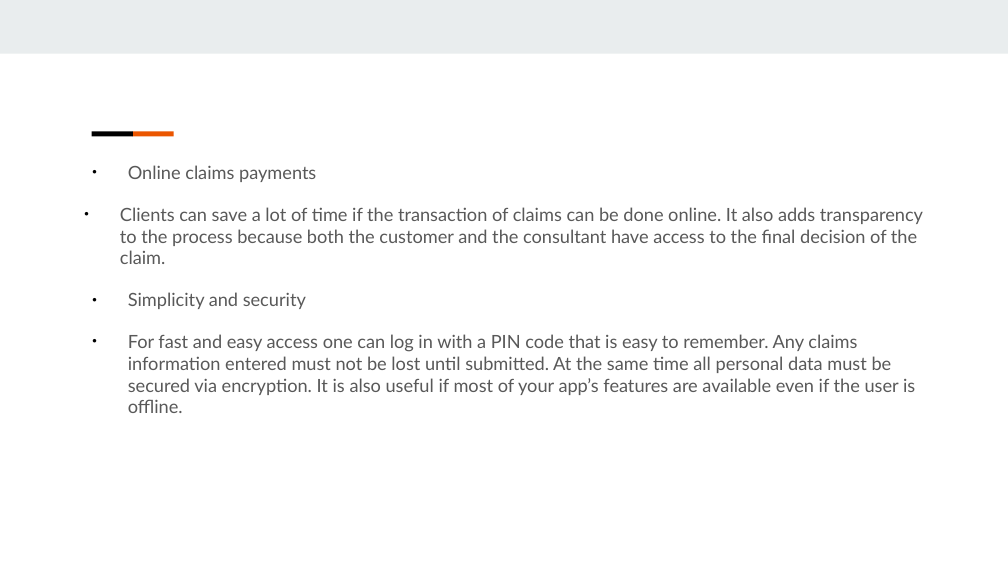
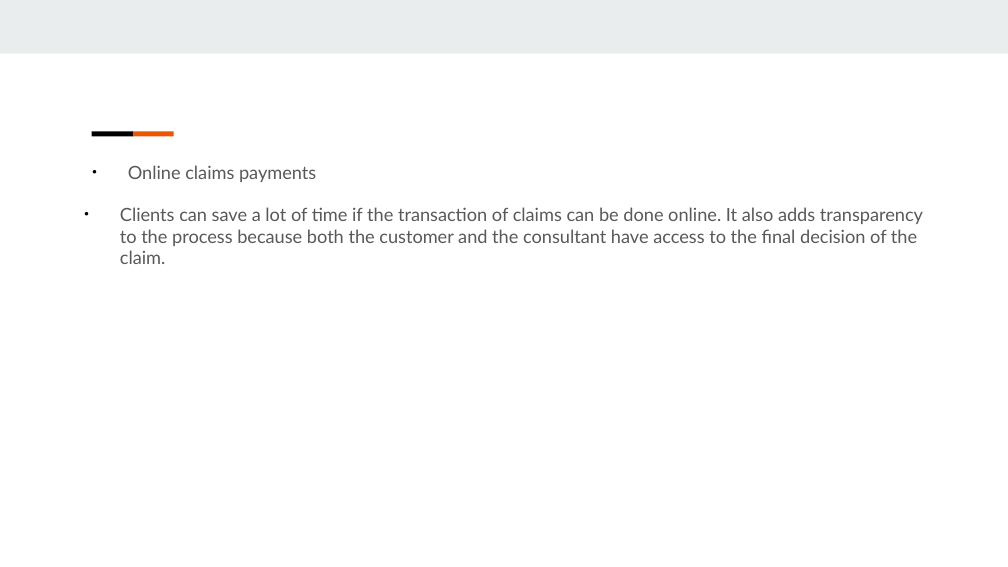
Before and after one commit to DollyKM/Work, a slide deck: slide 6 of Claim Management Portal.pptx. Drawn at 1008x567 pixels with LibreOffice and Linux fonts; fonts in the diff are those of the drawing. Boxes give left, top, right and bottom in pixels: in the first picture for what was removed or moved away, otherwise in the second. Text is boxed around its words. In the diff, an @@ line names an element or a change of style, - is before the commit and + after.

Commit message:
PPT 1 Claim manangement portal

```diff
--- a/Claim Management Portal.pptx
+++ b/Claim Management Portal.pptx
@@ text at (x1=128, y1=292, x2=915, y2=413): paragraphs removed @@
-● Simplicity and security
-● For fast and easy access one can log in with a PIN code that is easy to remember. Any claims information entered must not be lost until submitted. At the same time all personal data must be secured via encryption. It is also useful if most of your app’s features are available even if the user is offline.
```
Also in this commit, not shown: 3 other slides changed, 1 slide added.
